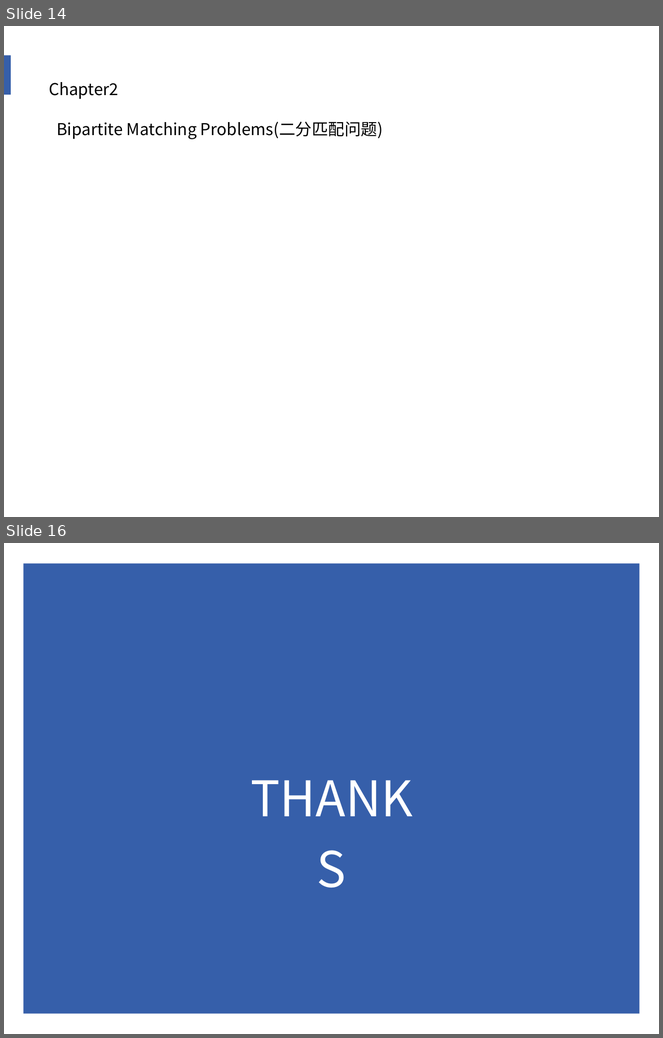
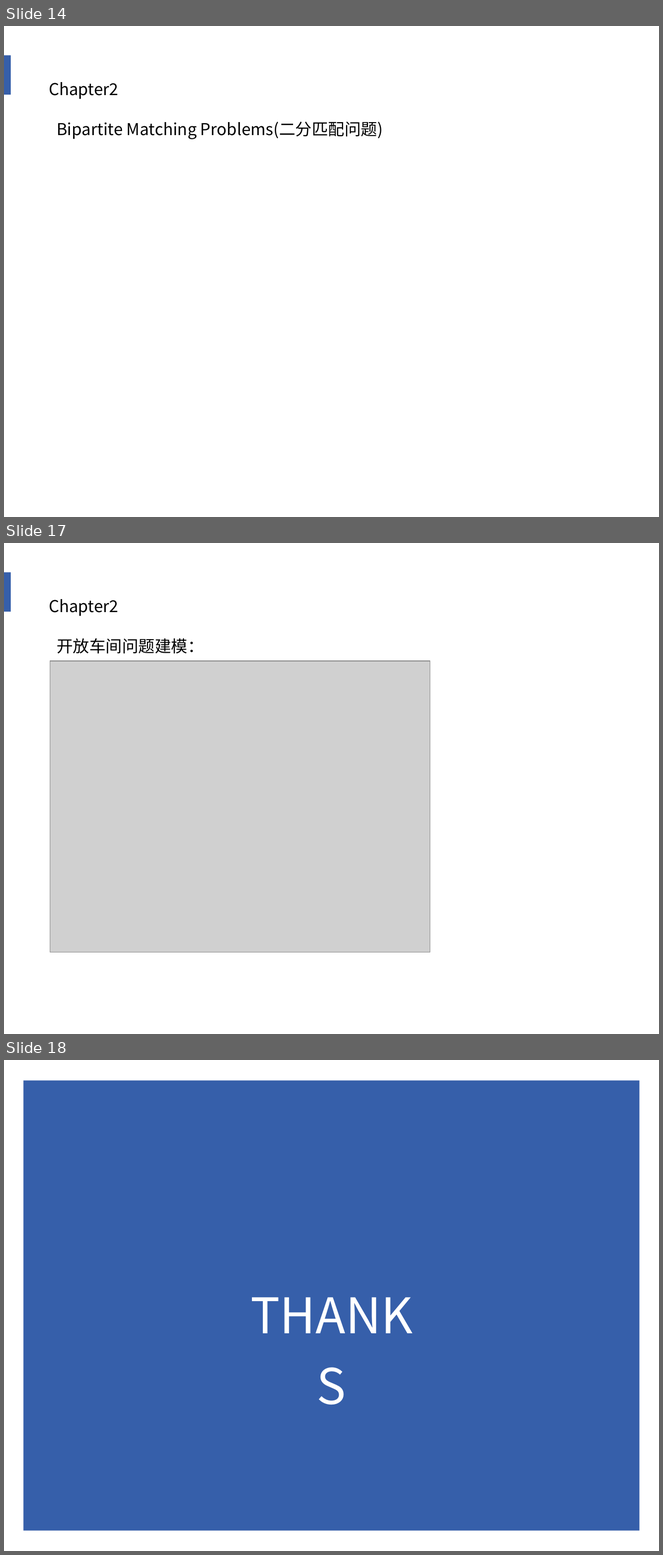
Before and after one commit to AndyFlower/Paper, a slide deck: ppt/Scheduling Algorithms.pptx. Shown one above the other, each under a label of ours: slides 14 and 16 before the commit, slides 14, 17 and 18 after it; the slides between them are not shown. The pictures are 663x1038 and 663x1555 pixels, drawn with LibreOffice and Linux fonts; fonts in the diff are those of the drawing; grey boxes stand for pictures. Boxes give left, top, right and bottom in pixels: in the first picture for what was removed or moved away, otherwise in the second. Text is boxed around its words. In the diff, an @@ line names an element or a change of style, - is before the commit and + after.

```diff
--- a/ppt/Scheduling Algorithms.pptx
+++ b/ppt/Scheduling Algorithms.pptx
@@ slide 17 added at (4,543,659,1034), background #FFFFFF; not listed: 1 template element that a slide beside it also shows @@
@@ text added at (49,599,118,616), 18 pt, text #000000 @@
+Chapter2
@@ text added at (57,638,204,654), 18 pt, text #000000 @@
+开放车间问题建模：
@@ picture added at (50,661,430,953) @@
@@ what was slide 16 is now slide 18 @@
```
Also in this commit, not shown: 1 slide changed, 1 other slide added.
